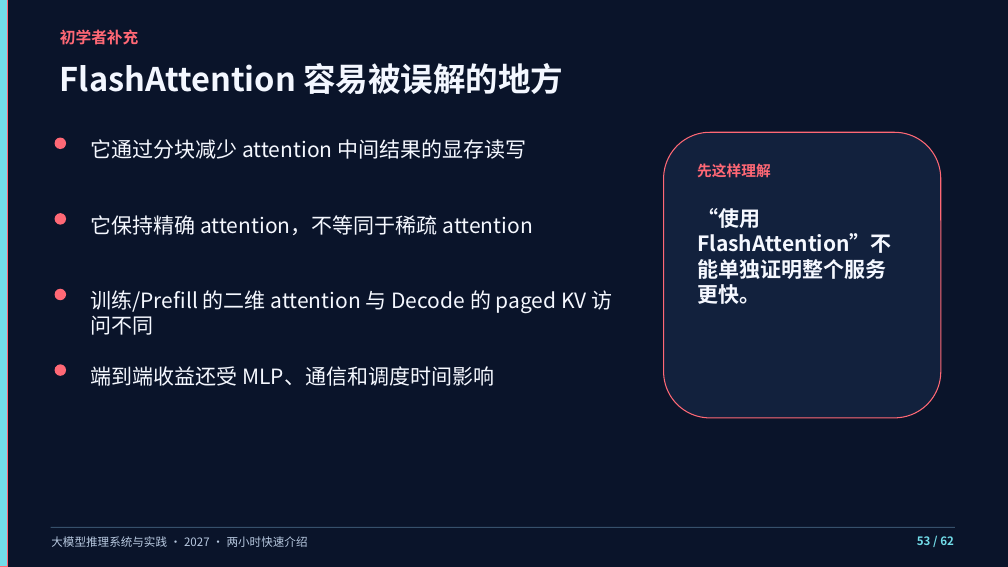
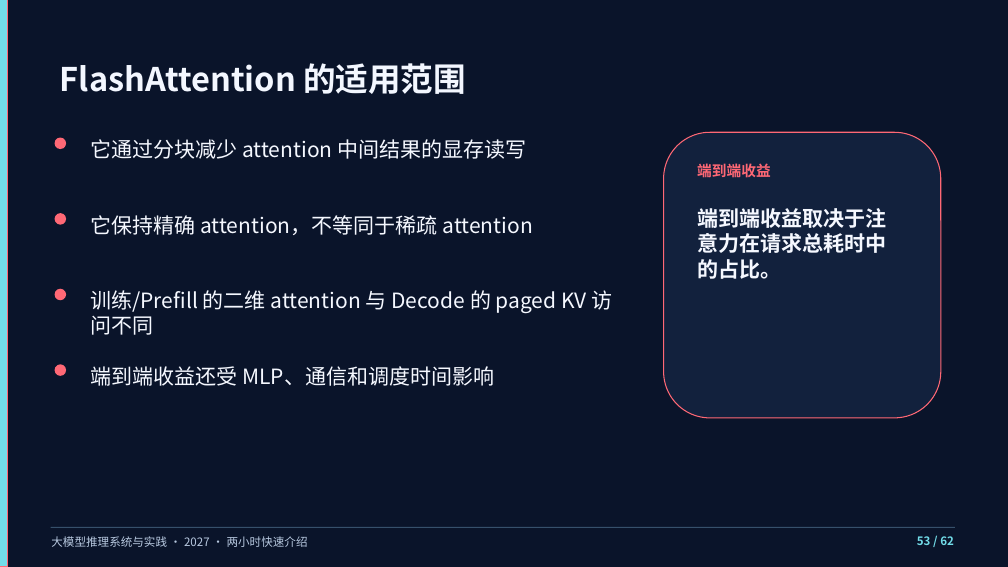
Before and after one commit to vLLM-HUST/intro-to-llm-inference-engines, a slide deck: slide 53 of build/slides/2027/course-overview/LLM推理系统_两小时快速介绍.pptx. Drawn at 1008x567 pixels with LibreOffice and Linux fonts; fonts in the diff are those of the drawing. Boxes give left, top, right and bottom in pixels: in the first picture for what was removed or moved away, otherwise in the second. Text is boxed around its words. In the diff, an @@ line names an element or a change of style, - is before the commit and + after.

```diff
--- a/build/slides/2027/course-overview/LLM推理系统_两小时快速介绍.pptx
+++ b/build/slides/2027/course-overview/LLM推理系统_两小时快速介绍.pptx
@@ text removed at <box>60,29,139,45</box> @@
-初学者补充
@@ text at <box>60,63,466,94</box>: text changed @@
-FlashAttention 容易被误解的地方
+FlashAttention 的适用范围
@@ text at <box>697,161,771,180</box>: text changed @@
-先这样理解
+端到端收益
@@ text at <box>697,208,886,279</box>: text changed @@
-“使用 FlashAttention”不能单独证明整个服务更快。
+端到端收益取决于注意力在请求总耗时中的占比。
```
Also in this commit, not shown: 44 other slides changed, 17 other files.
